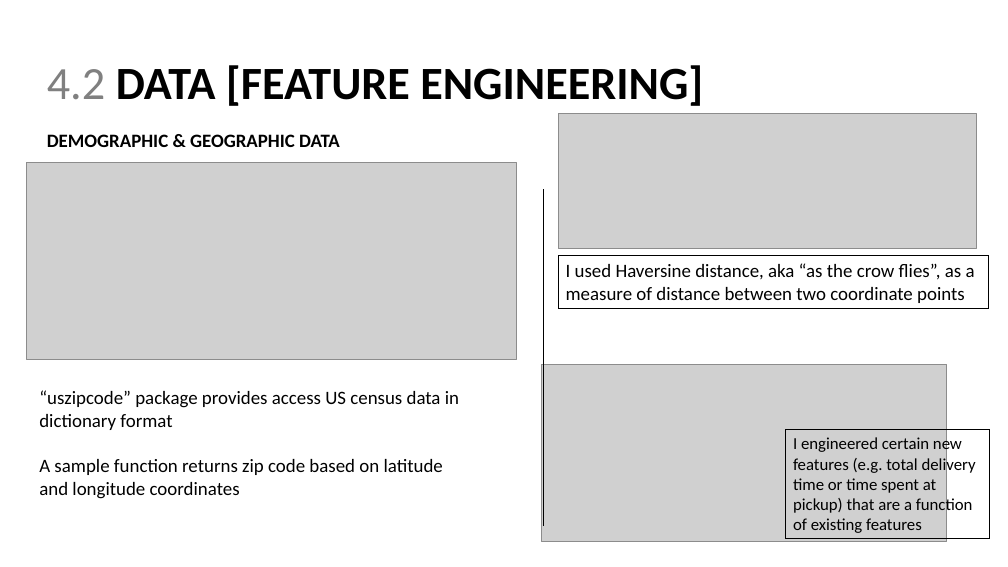
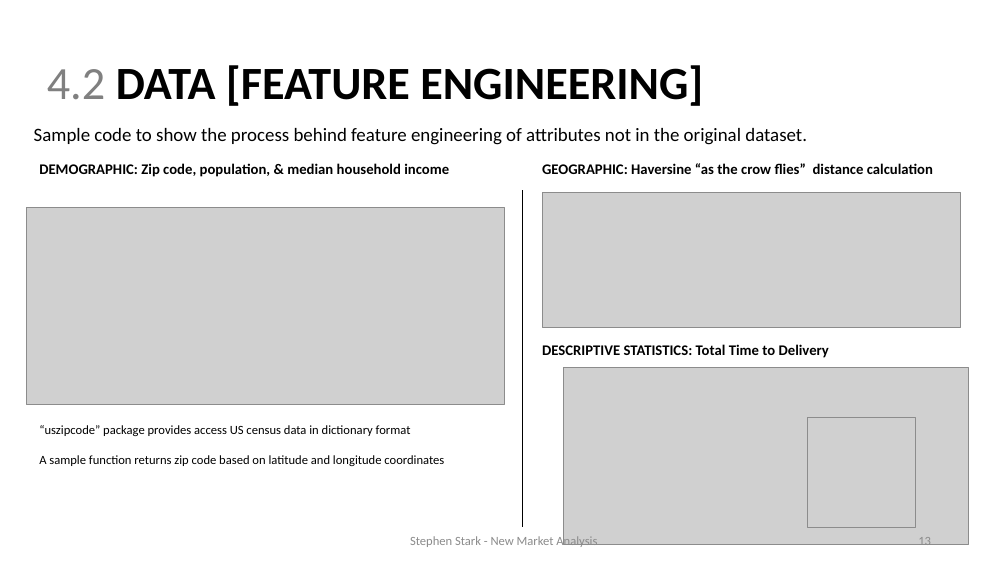
Before and after one commit to sstarkjr/PM_MarketAnalysis, a slide deck: slide 13 of Stephen_Stark_Analysis.pptx. Drawn at 1008x567 pixels with LibreOffice and Linux fonts; fonts in the diff are those of the drawing; grey boxes stand for pictures. Boxes give left, top, right and bottom in pixels: in the first picture for what was removed or moved away, otherwise in the second. Text is boxed around its words. In the diff, an @@ line names an element or a change of style, - is before the commit and + after.

```diff
--- a/Stephen_Stark_Analysis.pptx
+++ b/Stephen_Stark_Analysis.pptx
@@ text added at (x1=34, y1=128, x2=807, y2=145), 18 pt, text #000000 @@
+Sample code to show the process behind feature engineering of attributes not in the original dataset.
@@ text at (x1=39, y1=163, x2=449, y2=177): text changed; size 18 to 14 pt @@
-DEMOGRAPHIC & GEOGRAPHIC DATA
+DEMOGRAPHIC: Zip code, population, & median household income
@@ text added at (x1=542, y1=163, x2=933, y2=174), 14 pt, text #000000, bold @@
+GEOGRAPHIC: Haversine “as the crow flies” distance calculation
@@ picture resized from (x1=26, y1=163, x2=517, y2=359) to (x1=26, y1=208, x2=504, y2=405) @@
@@ line moved from (543, 190) - (543, 526) to (522, 191) - (522, 528) @@
@@ picture moved from (x1=558, y1=113, x2=976, y2=249) to (x1=543, y1=192, x2=961, y2=327) @@
@@ rectangle removed at (x1=558, y1=256, x2=988, y2=309) @@
-I used Haversine distance, aka “as the crow flies”, as a measure of distance between two coordinate points
@@ text added at (x1=542, y1=344, x2=829, y2=358), 14 pt, text #000000, bold @@
+DESCRIPTIVE STATISTICS: Total Time to Delivery
@@ picture moved from (x1=541, y1=364, x2=947, y2=542) to (x1=563, y1=368, x2=969, y2=545) @@
@@ text "“uszipcode” package provides access US ..." moved from (x1=39, y1=390, x2=459, y2=499) to (x1=39, y1=425, x2=444, y2=466) @@
@@ text "“uszipcode” package provides access US ..." at (x1=39, y1=425, x2=444, y2=466): size 18 to 12 pt @@
@@ picture added at (x1=808, y1=418, x2=916, y2=528) @@
@@ rectangle removed at (x1=786, y1=430, x2=989, y2=539) @@
-I engineered certain new features (e.g. total delivery time or time spent at pickup) that are a function of existing features
@@ text added at (x1=410, y1=535, x2=597, y2=549), 12 pt, text #8C8C8C @@
+Stephen Stark - New Market Analysis
@@ page number added at (x1=918, y1=537, x2=931, y2=549), 12 pt, text #8C8C8C @@
+13
```
Also in this commit, not shown: 18 other slides changed, 1 other file.
